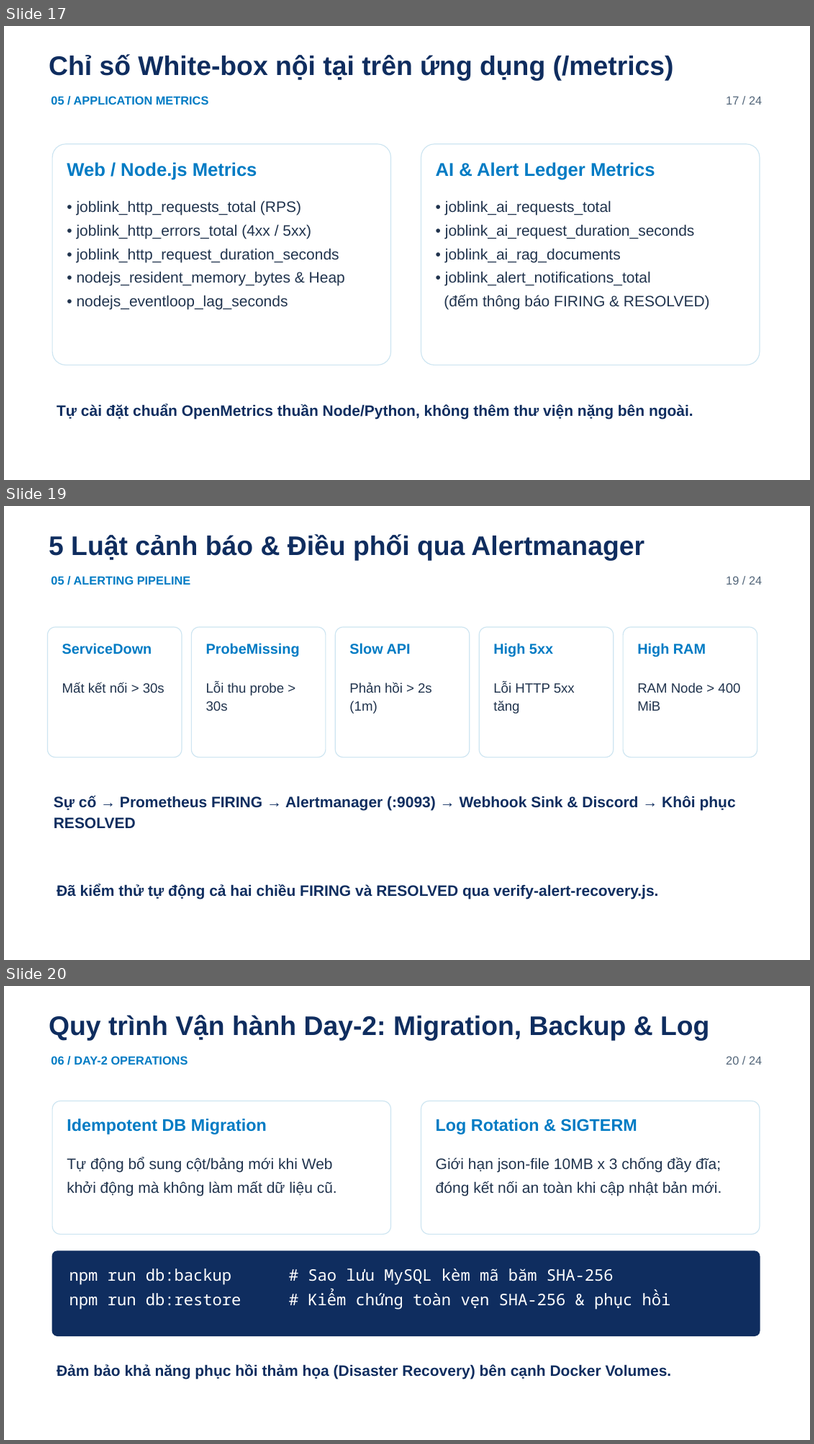
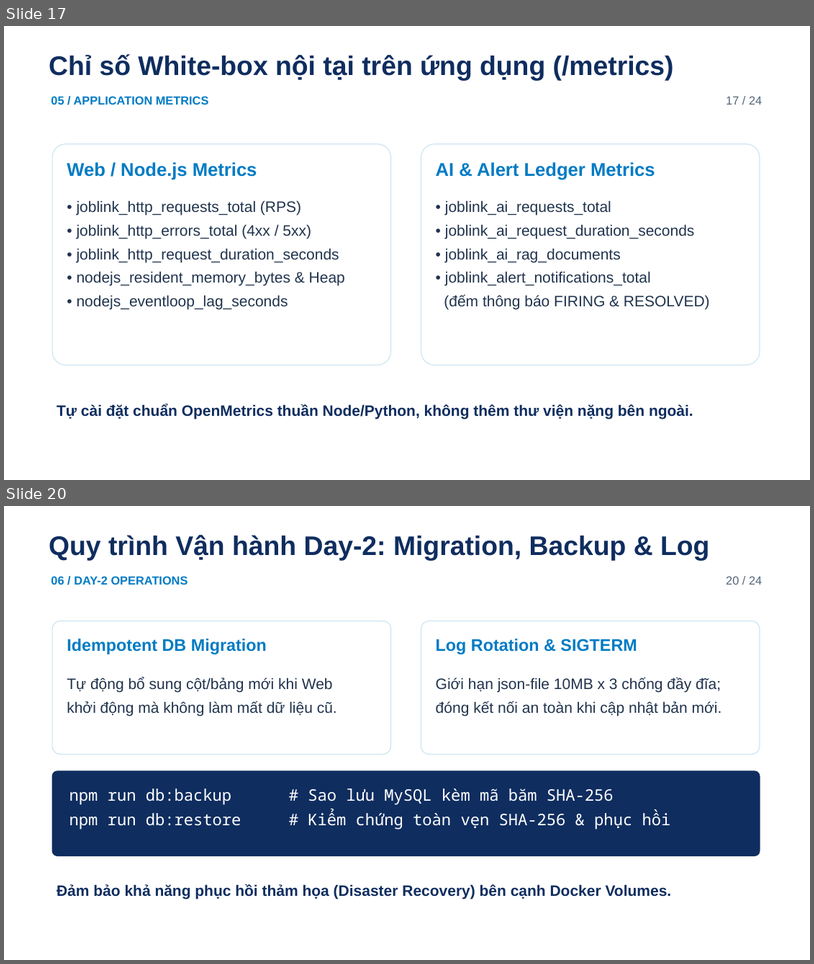
Before and after one commit to hieunofun/cong-nghe-phan-mem, a slide deck: JobLink_Final_Presentation.pptx. Shown one above the other, each under a label of ours: slides 17, 19 and 20 before the commit, slides 17 and 20 after it; the slides between them are not shown. The pictures are 814x1444 and 814x964 pixels, drawn with LibreOffice and Linux fonts; fonts in the diff are those of the drawing; background and template pictures are left out. Boxes give left, top, right and bottom in pixels: in the first picture for what was removed or moved away, otherwise in the second. Text is boxed around its words. In the diff, an @@ line names an element or a change of style, - is before the commit and + after.

```diff
--- a/JobLink_Final_Presentation.pptx
+++ b/JobLink_Final_Presentation.pptx
@@ slide 19 removed at bbox=[4, 506, 810, 960], background #FFFFFF @@
@@ text removed at bbox=[49, 534, 645, 561] @@
-5 Luật cảnh báo & Điều phối qua Alertmanager
@@ text removed at bbox=[51, 576, 190, 584] @@
-05 / ALERTING PIPELINE
@@ text removed at bbox=[726, 576, 762, 584] @@
-19 / 24
@@ rounded rectangle removed at bbox=[47, 627, 182, 757] @@
@@ rounded rectangle removed at bbox=[191, 627, 326, 757] @@
@@ rounded rectangle removed at bbox=[335, 627, 470, 757] @@
@@ rounded rectangle removed at bbox=[479, 627, 614, 757] @@
@@ rounded rectangle removed at bbox=[623, 627, 758, 757] @@
@@ text removed at bbox=[62, 643, 152, 654] @@
-ServiceDown
@@ text removed at bbox=[206, 643, 300, 657] @@
-ProbeMissing
@@ text removed at bbox=[350, 643, 411, 654] @@
-Slow API
@@ text removed at bbox=[494, 643, 553, 657] @@
-High 5xx
@@ text removed at bbox=[638, 643, 706, 657] @@
-High RAM
@@ text removed at bbox=[62, 682, 165, 692] @@
-Mất kết nối > 30s
@@ text removed at bbox=[206, 682, 285, 710] @@
-Lỗi thu probe > 30s
@@ text removed at bbox=[350, 682, 432, 713] @@
-Phản hồi > 2s (1m)
@@ text removed at bbox=[494, 682, 575, 713] @@
-Lỗi HTTP 5xx tăng
@@ text removed at bbox=[638, 682, 741, 710] @@
-RAM Node > 400 MiB
@@ text removed at bbox=[54, 795, 736, 829] @@
-Sự cố → Prometheus FIRING → Alertmanager (:9093) → Webhook Sink & Discord → Khôi phục RESOLVED
@@ text removed at bbox=[57, 883, 658, 898] @@
-Đã kiểm thử tự động cả hai chiều FIRING và RESOLVED qua verify-alert-recovery.js.
```
Also in this commit, not shown: 12 slides changed, 2 slides added, 1 other slide removed, 3 other files.
